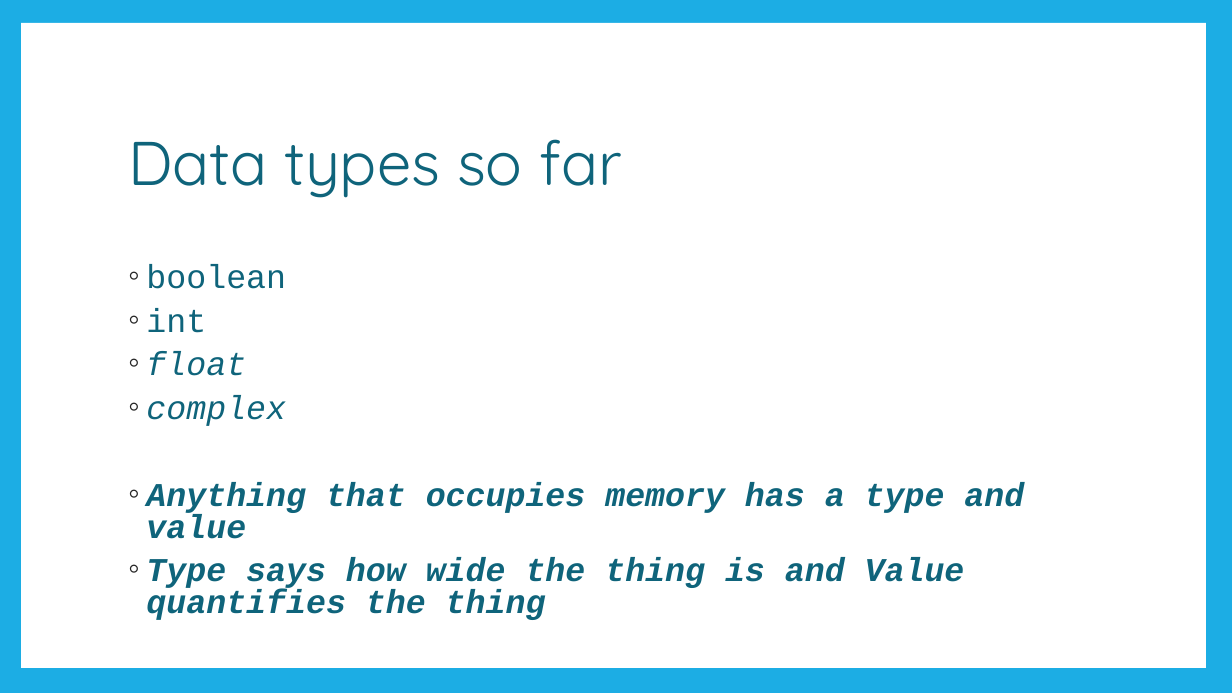
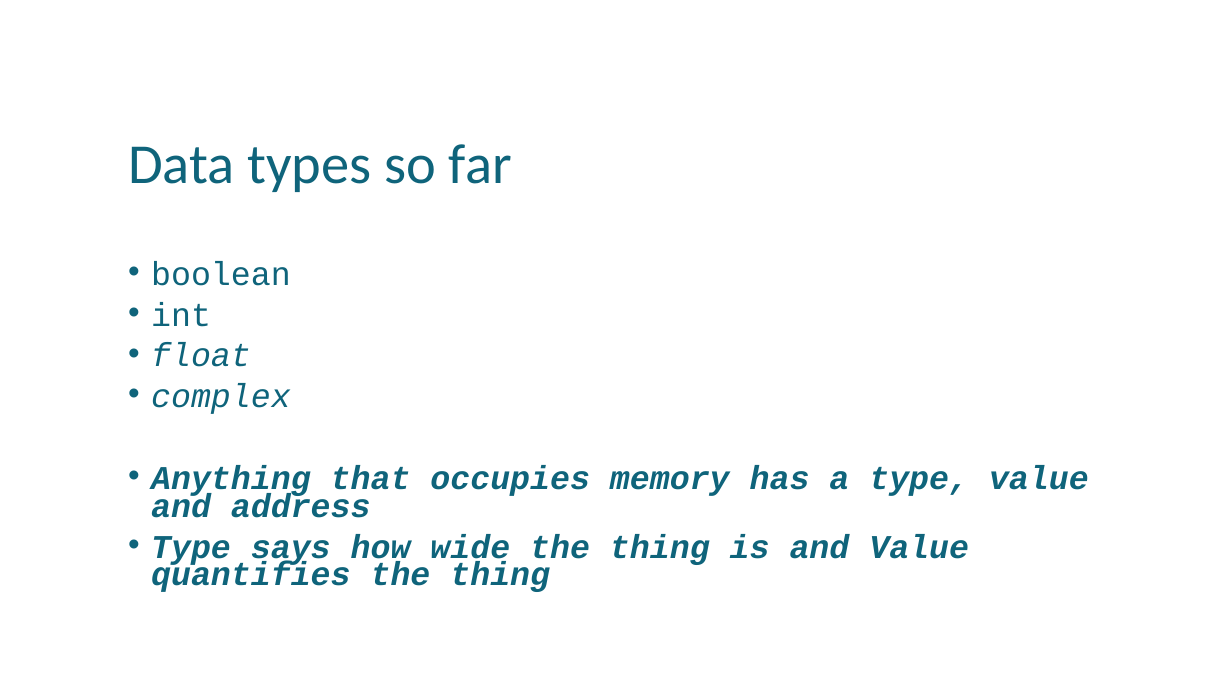
Before and after one commit to uday87j/teach_python, a slide deck: slide 5 of fundamentals/4-Conditionals, String.pptx (slide 4 before the commit). Drawn at 1232x693 pixels with LibreOffice and Linux fonts; fonts in the diff are those of the drawing. Boxes give left, top, right and bottom in pixels: in the first picture for what was removed or moved away, otherwise in the second. Text is boxed around its words. In the diff, an @@ line names an element or a change of style, - is before the commit and + after.

```diff
--- a/fundamentals/4-Conditionals, String.pptx
+++ b/fundamentals/4-Conditionals, String.pptx
@@ rectangle removed at [0, 0, 1232, 693] @@
@@ rectangle removed at [21, 23, 1206, 668] @@
@@ title "Data types so far" at [128, 144, 512, 192]: size 48 to 44 pt, font Quicksand to Calibri @@
@@ text at [151, 261, 969, 592]: bullet ◦ to •; line spacing 0.8 to 0.7; more space between paragraphs @@
@@ text at [151, 465, 1089, 518]: text changed @@
-◦ Anything that occupies memory has a type and value
+• Anything that occupies memory has a type, value and address
```
Also in this commit, not shown: 11 other slides changed, 3 slides added, 1 slide removed, 1 other file.
